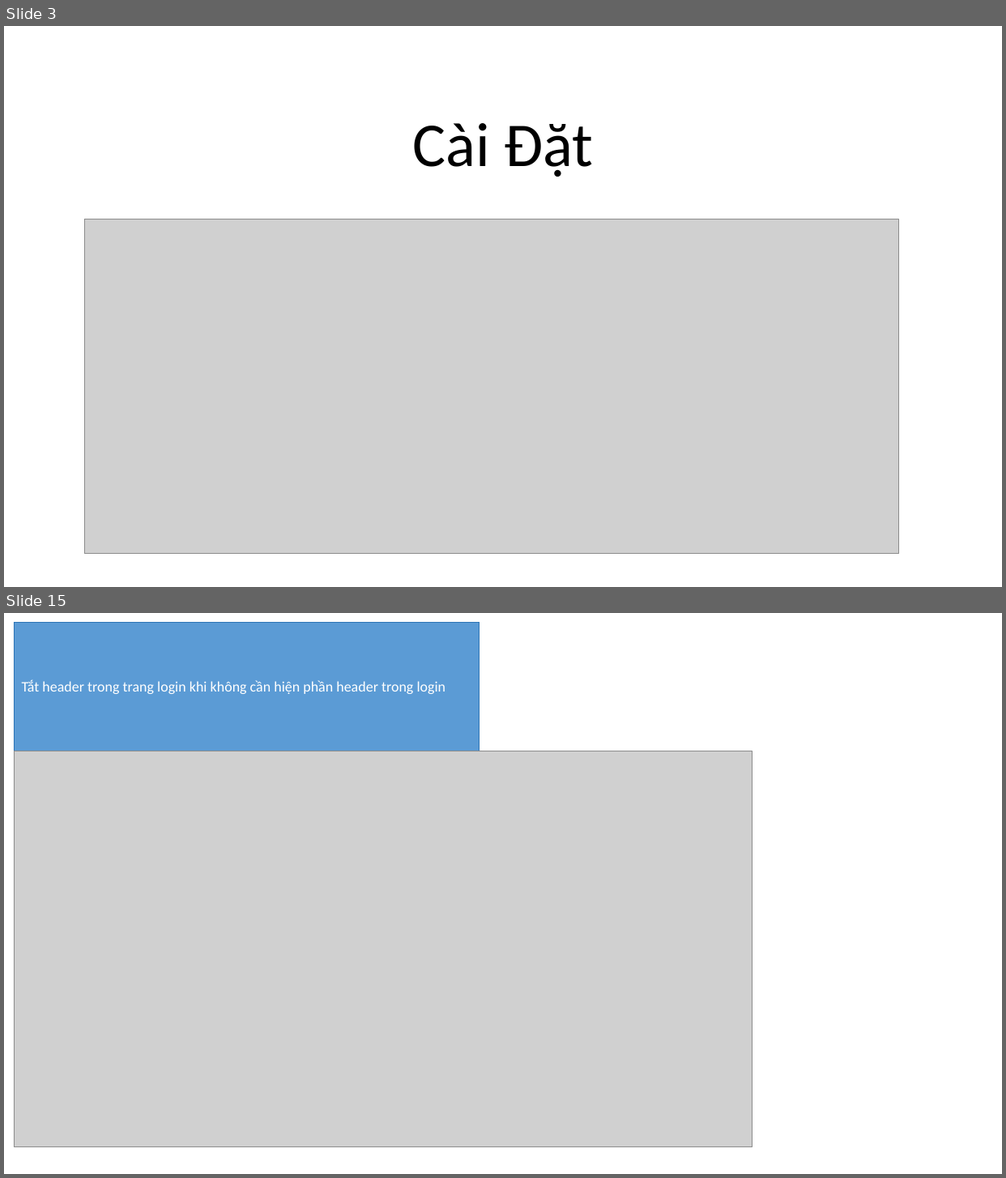
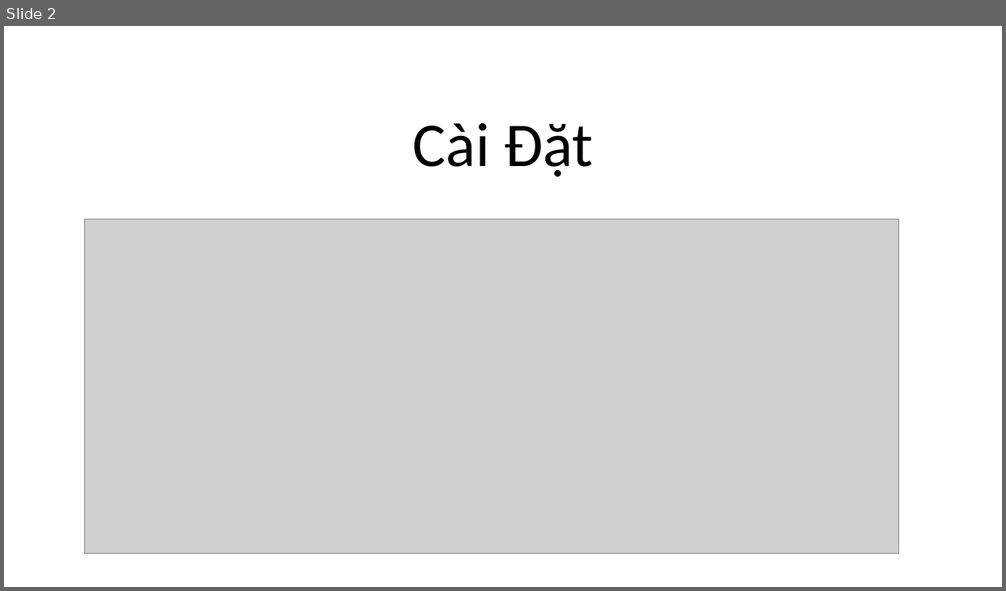
Before and after one commit to petertranhoanglinh/myoffice_demo, a slide deck: dos/React.pptx. Shown one above the other, each under a label of ours: slides 3 and 15 before the commit, slide 2 after it; the slides between them are not shown. The pictures are 1006x1178 and 1006x591 pixels, drawn with LibreOffice and Linux fonts; fonts in the diff are those of the drawing; grey boxes stand for pictures. Boxes give left, top, right and bottom in pixels: in the first picture for what was removed or moved away, otherwise in the second. Text is boxed around its words. In the diff, an @@ line names an element or a change of style, - is before the commit and + after.

```diff
--- a/dos/React.pptx
+++ b/dos/React.pptx
@@ slide 15 removed at (4, 613, 1002, 1174), background #FFFFFF @@
@@ rectangle removed at (15, 622, 479, 751) @@
-Tắt header trong trang login khi không cần hiện phần header trong login
@@ picture removed at (15, 751, 752, 1148) @@
@@ what was slide 3 is now slide 2 @@
```
Also in this commit, not shown: 1 slide changed, 8 slides added, 13 other slides removed, 5 other files.
